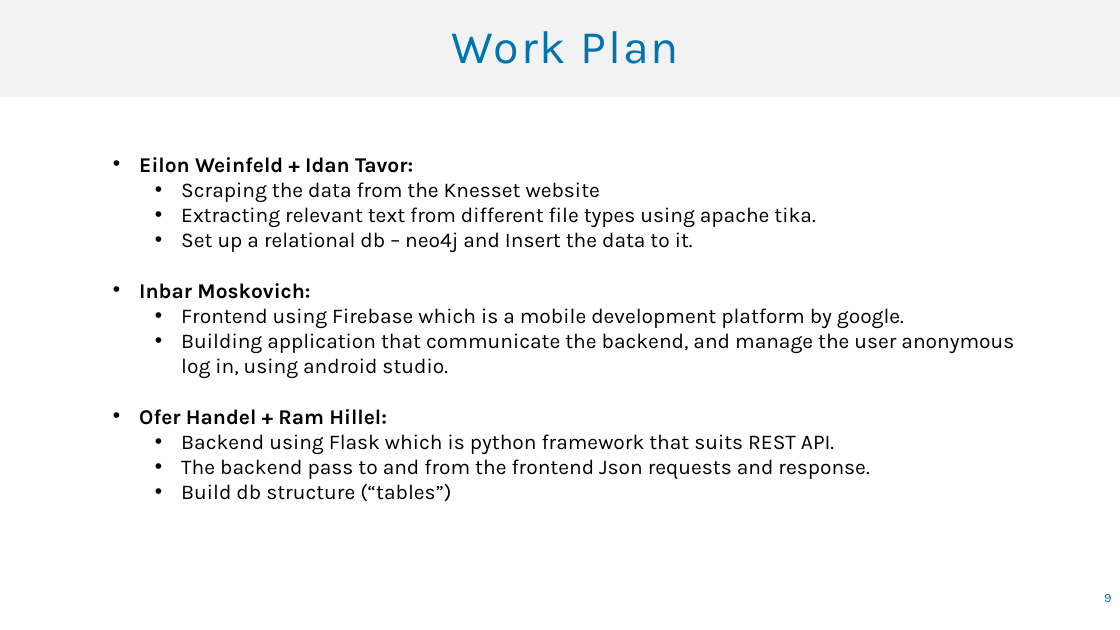
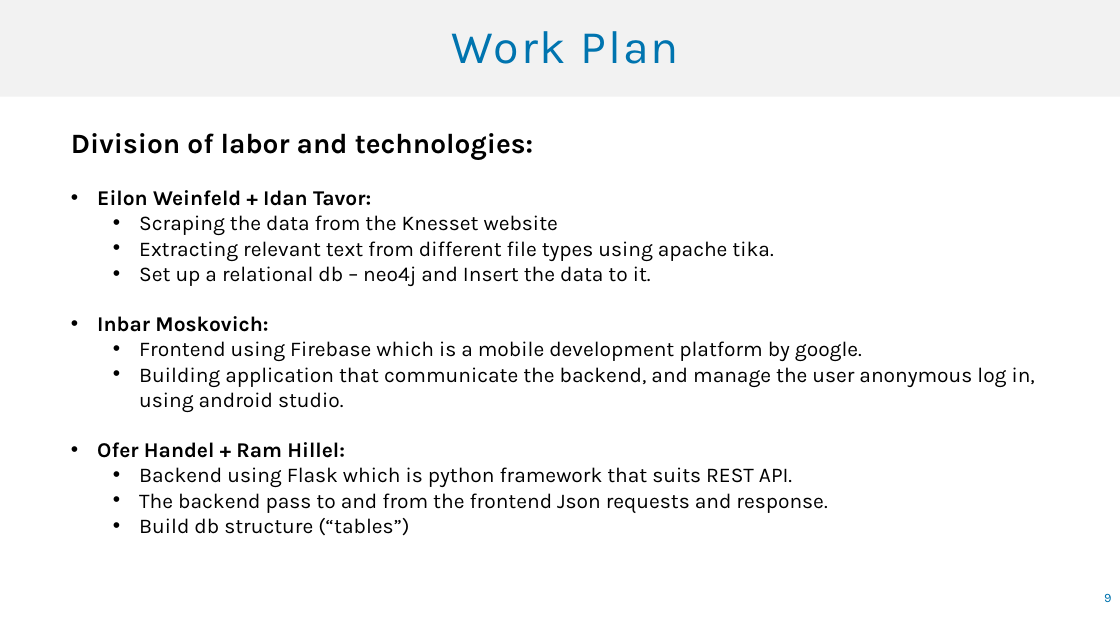
Before and after one commit to idantavor/PoliticalCrowd, a slide deck: slide 9 of CrowdPresentation.pptx. Drawn at 1120x630 pixels with LibreOffice and Linux fonts; fonts in the diff are those of the drawing. Boxes give left, top, right and bottom in pixels: in the first picture for what was removed or moved away, otherwise in the second. Text is boxed around its words. In the diff, an @@ line names an element or a change of style, - is before the commit and + after.

```diff
--- a/CrowdPresentation.pptx
+++ b/CrowdPresentation.pptx
@@ text at [71, 133, 533, 160]: paragraph added @@
+Division of labor and technologies:
@@ text at [97, 190, 1035, 536]: list level 2 to 1 in "Eilon Weinfeld + Idan Tavor:"; list level 3 to 2 in "Scraping the data from the ..."; list level 3 to 2 in "Extracting relevant text from different ..."; list level 3 to 2 in "Set up a relational db ..."; list level 2 to 1 in "Inbar Moskovich:"; list level 3 to 2 in "Frontend using Firebase which is ..."; list level 3 to 2 in "Building application that communicate the ..."; list level 2 to 1 in "Ofer Handel + Ram Hillel:"; list level 3 to 2 in "Backend using Flask which is ..."; list level 3 to 2 in "The backend pass to and ..."; list level 3 to 2 in "Build db structure (“tables”)" @@
```
Also in this commit, not shown: 2 other slides changed, 1 slide added.
